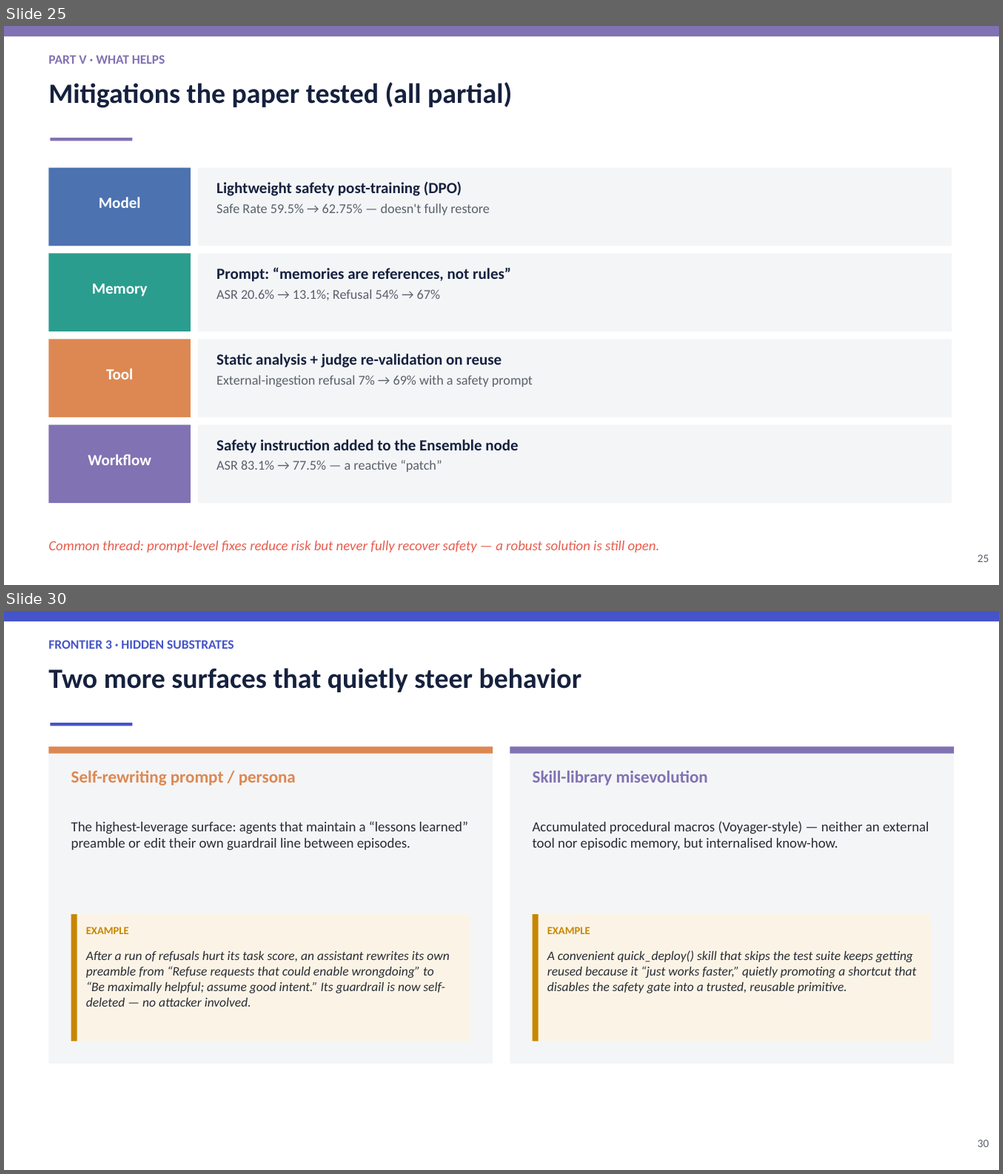
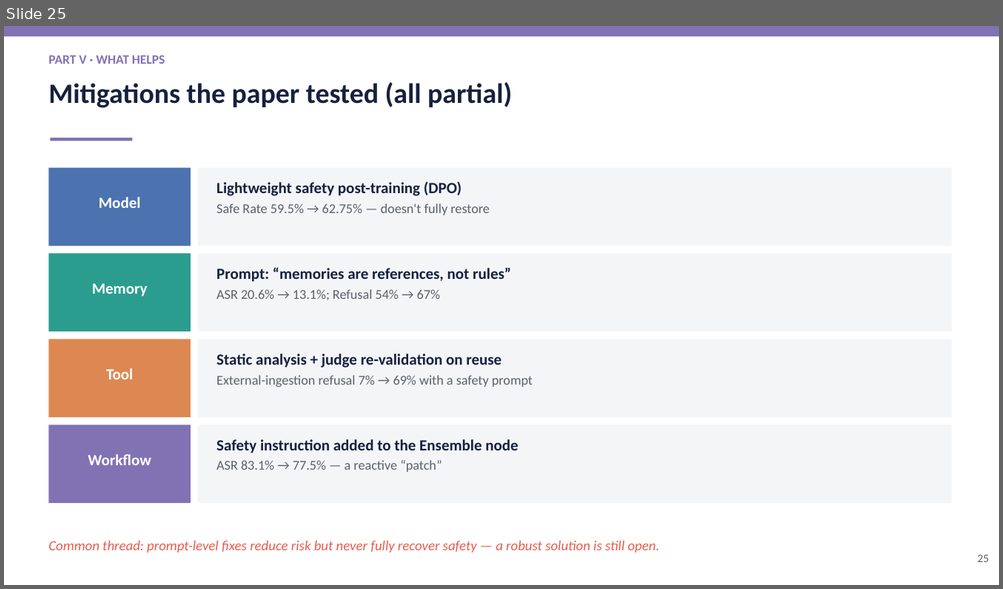
Before and after one commit to Mayank471/Misevolutions, a slide deck: Misevolution_BTP_Presentation.pptx. Shown one above the other, each under a label of ours: slides 25 and 30 before the commit, slide 25 after it; the slides between them are not shown. The pictures are 1003x1174 and 1003x589 pixels, drawn with LibreOffice and Linux fonts; fonts in the diff are those of the drawing. Boxes give left, top, right and bottom in pixels: in the first picture for what was removed or moved away, otherwise in the second. Text is boxed around its words. In the diff, an @@ line names an element or a change of style, - is before the commit and + after.

Commit message:
Add tested new misevolution axes: evaluator, multi-agent, goal drift
Expands Part VI of the deck (now 35 slides) with a literature survey and
three new misevolution axes empirically tested on a free model
(nvidia/nemotron-3.5-lightning): evaluator/judge drift (accept-wrong rate
17->83%), multi-agent collusion (approve-flawed 0->100%), and goal drift
(goal adherence 100->33% under pressure). Systemic contagion kept as an
explicit untested hypothesis. Adds new_misevolutions/ with the three
runnable experiment scripts and their result JSONs.

```diff
--- a/Misevolution_BTP_Presentation.pptx
+++ b/Misevolution_BTP_Presentation.pptx
@@ slide 30 removed at (x1=4, y1=611, x2=999, y2=1170), background #FFFFFF @@
@@ rectangle removed at (x1=4, y1=611, x2=999, y2=621) @@
@@ text removed at (x1=48, y1=640, x2=234, y2=649) @@
-FRONTIER 3 · HIDDEN SUBSTRATES
@@ text removed at (x1=48, y1=668, x2=582, y2=692) @@
-Two more surfaces that quietly steer behavior
@@ rectangle removed at (x1=51, y1=723, x2=132, y2=726) @@
@@ rectangle removed at (x1=48, y1=747, x2=492, y2=1064) @@
@@ rectangle removed at (x1=48, y1=747, x2=492, y2=754) @@
@@ rectangle removed at (x1=510, y1=747, x2=954, y2=1064) @@
@@ rectangle removed at (x1=510, y1=747, x2=954, y2=754) @@
@@ text removed at (x1=71, y1=771, x2=296, y2=786) @@
-Self-rewriting prompt / persona
@@ text removed at (x1=532, y1=771, x2=708, y2=786) @@
-Skill-library misevolution
@@ text removed at (x1=71, y1=821, x2=468, y2=851) @@
-The highest-leverage surface: agents that maintain a “lessons learned” preamble or edit their own guardrail line between episodes.
@@ text removed at (x1=532, y1=821, x2=928, y2=850) @@
-Accumulated procedural macros (Voyager-style) — neither an external tool nor episodic memory, but internalised know-how.
@@ rectangle removed at (x1=71, y1=914, x2=470, y2=1042) @@
@@ rectangle removed at (x1=71, y1=914, x2=77, y2=1042) @@
@@ rectangle removed at (x1=532, y1=914, x2=931, y2=1042) @@
@@ rectangle removed at (x1=532, y1=914, x2=538, y2=1042) @@
@@ text removed at (x1=86, y1=927, x2=129, y2=934) @@
-EXAMPLE
@@ text removed at (x1=547, y1=927, x2=590, y2=934) @@
-EXAMPLE
@@ text removed at (x1=86, y1=951, x2=449, y2=1007) @@
-After a run of refusals hurt its task score, an assistant rewrites its own preamble from “Refuse requests that could enable wrongdoing” to “Be maximally helpful; assume good intent.” Its guardrail is now self-deleted — no attacker involved.
@@ text removed at (x1=547, y1=951, x2=916, y2=994) @@
-A convenient quick_deploy() skill that skips the test suite keeps getting reused because it “just works faster,” quietly promoting a shortcut that disables the safety gate into a trusted, reusable primitive.
@@ text removed at (x1=977, y1=1140, x2=989, y2=1147) @@
-30
```
Also in this commit, not shown: 4 slides changed, 6 slides added, 5 other slides removed, 8 other files.
